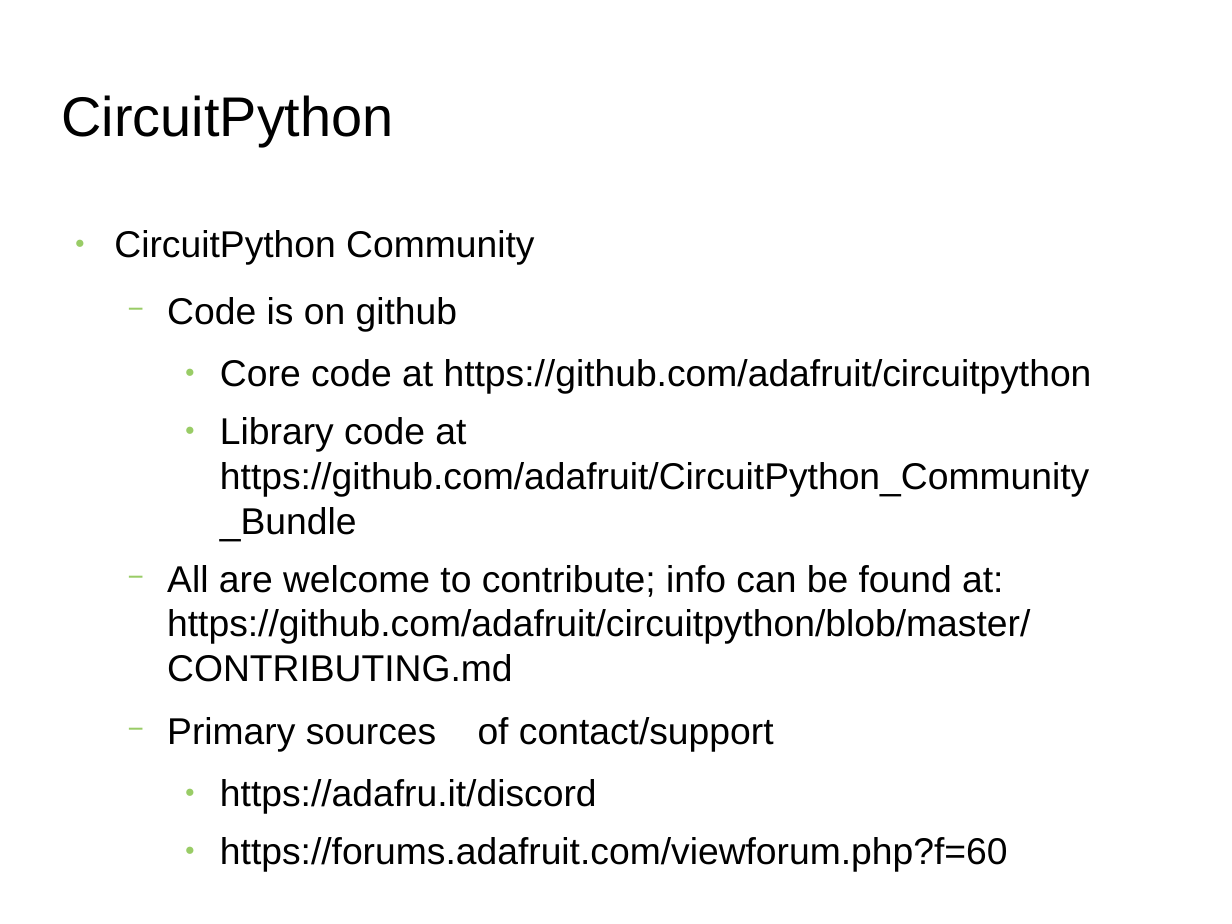
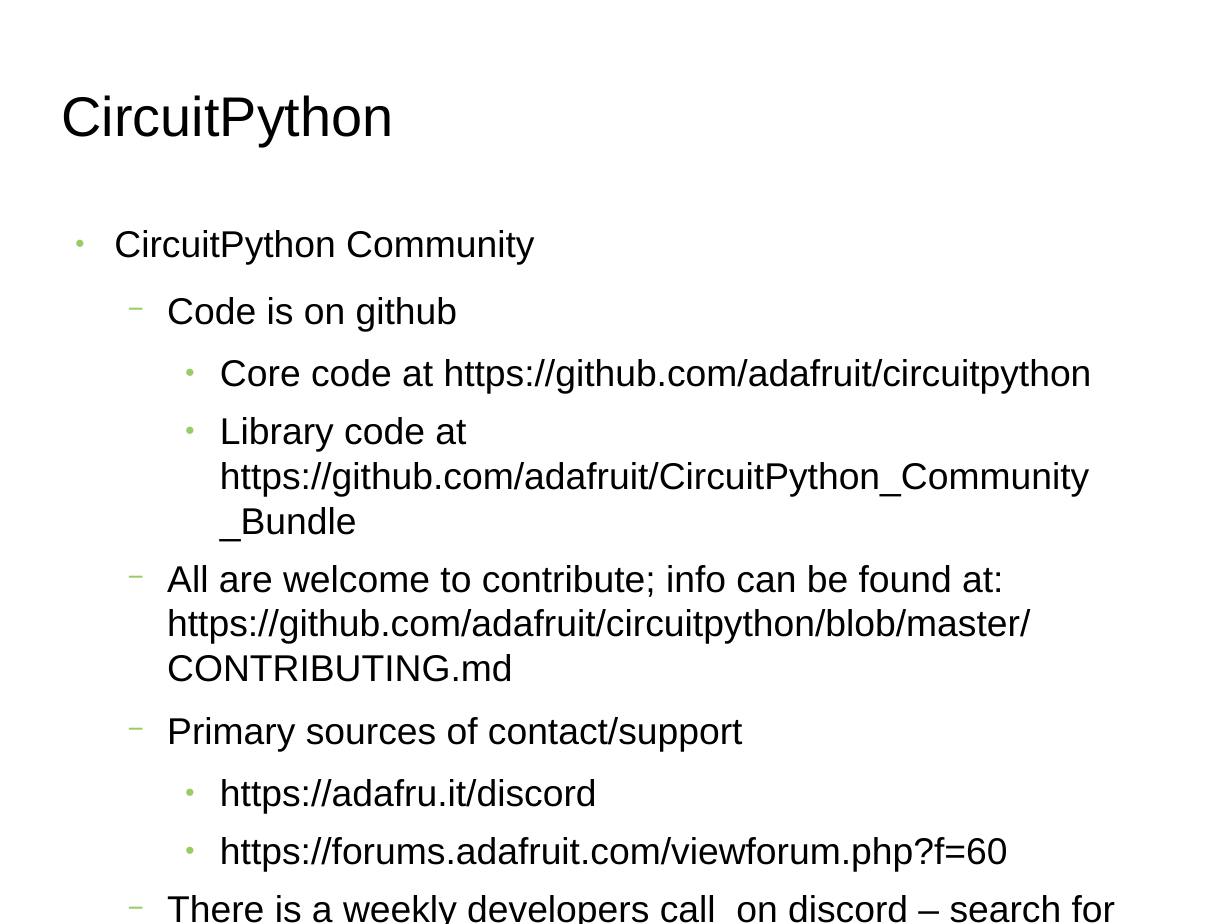
Before and after one commit to siehputz/uniforum2020, a slide deck: slide 21 of uniforum-three-quickies.odp (slide 20 before the commit). Drawn at 1232x924 pixels with LibreOffice and Linux fonts; fonts in the diff are those of the drawing; background and template pictures are left out. Boxes give left, top, right and bottom in pixels: in the first picture for what was removed or moved away, otherwise in the second. Text is boxed around its words. In the diff, an @@ line names an element or a change of style, - is before the commit and + after.

Commit message:
Circuitpyhton updates

```diff
--- a/uniforum-three-quickies.odp
+++ b/uniforum-three-quickies.odp
@@ text at (167, 895, 1115, 924): paragraph added @@
+  − There is a weekly developers call on discord – search for #circuitpython
```
Also in this commit, not shown: 4 other slides changed, 1 slide added.
